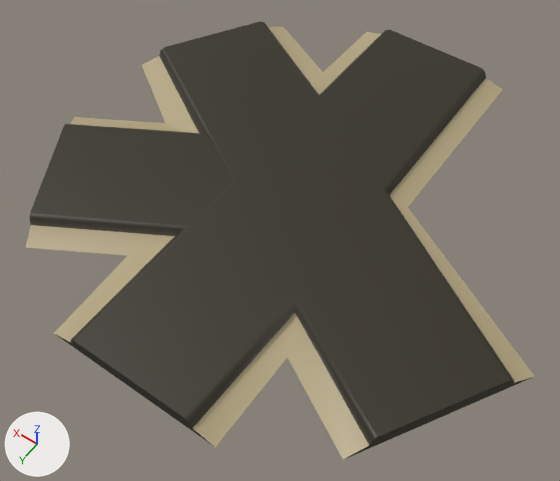
A saved change to the FBX model Assets/Art/Models/Road Tiles/Road_Star.fbx.
Both versions are drawn from a 50 mm lens placed at (-0.462, 0.723, 0.974), pointed at (-0.002, 0.079, -0.037). Arrows for +X, +Y and +Z are at lower left; the lights stay in place. Where no turn or scale is listed for an object, it has been applied to the vertices.

Objects in the first picture: 'Road_Star'.
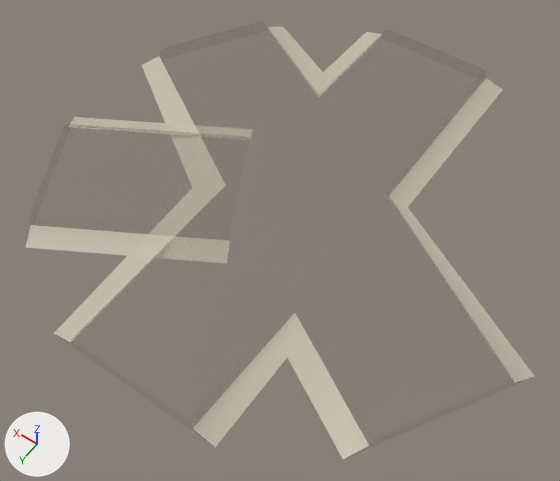
Boxes [x1, y1, x2, y2] around the edits, measured in the pictures (560 x 481 px):
```json
{"object": "Road_Star", "change": "surface changed, recoloured", "before": [26, 21, 535, 460], "after": [26, 21, 535, 460], "on screen": "beige to grey"}
```

Scene script edits in JSON lines:
```json
{"op": "set", "path": "img_road00_noline_png", "old": "load_image('Road00_NoLine.png', '../../Textures/Road00_NoLine.png', 1024, 1024, 'sRGB')", "new": "load_image('Road00_NoLine.png', '../../Textures/Road00_NoLine.png', 1024, 1024, 'Non-Color')"}
{"op": "add", "block": "mat_road_014", "code": ["mat_road_014 = bpy.data.materials.new('Road.014')", "# uses the picture img_road00_noline_png"]}
{"block": "me_cylinder_412", "where": "me_cylinder_412.from_pydata(...)  # 64 vertices, 42 faces; spans x -0.45..0.449, y -0.432..0.434, z 0.0..0.027"}
{"op": "remove", "block": "me_cylinder_412", "code": "me_cylinder_412.materials.append(mat_road_001)  # picture img_road00_noline_png"}
{"op": "add", "block": "me_cylinder_412", "code": "me_cylinder_412.materials.append(mat_road_014)"}
```
